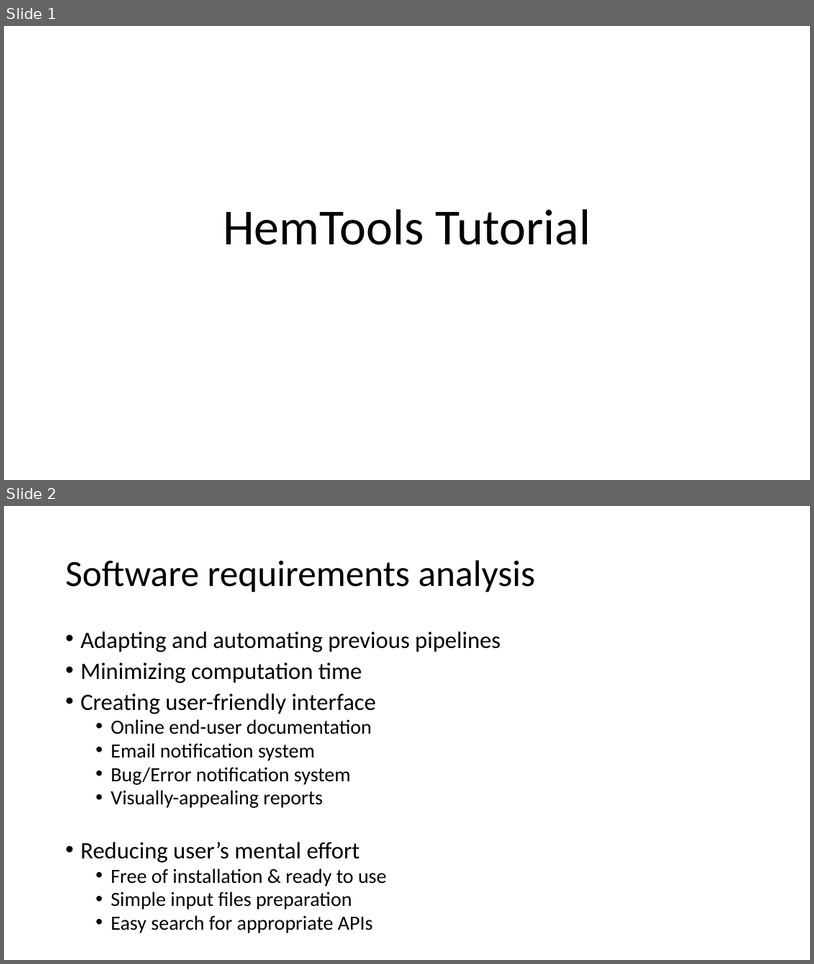
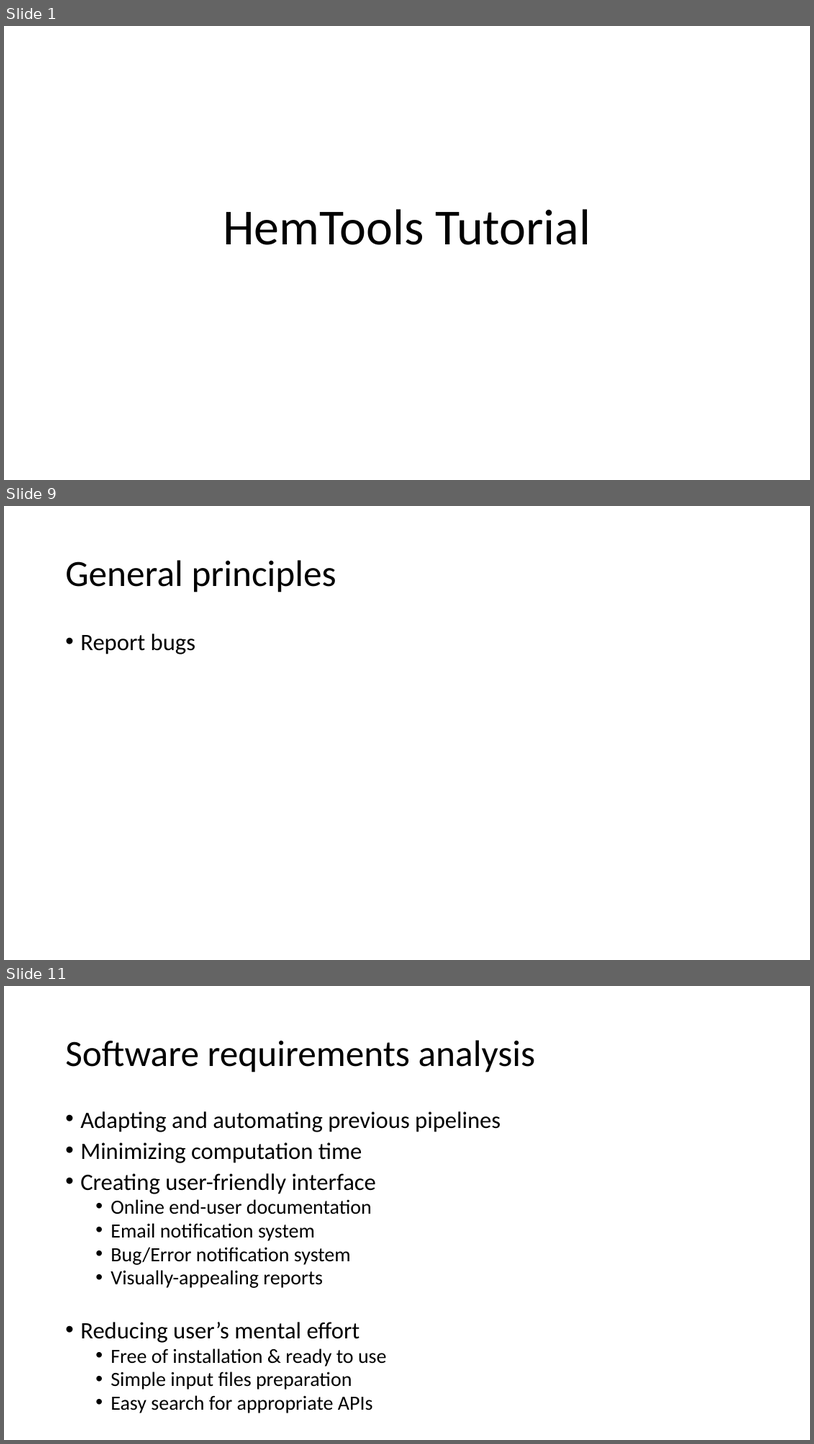
Before and after one commit to YichaoOU/HemTools, a slide deck: HemTools Tutorial.pptx. Shown one above the other, each under a label of ours: slides 1 and 2 before the commit, slides 1, 9 and 11 after it; the slides between them are not shown. The pictures are 814x964 and 814x1444 pixels, drawn with LibreOffice and Linux fonts; fonts in the diff are those of the drawing. Boxes give left, top, right and bottom in pixels: in the first picture for what was removed or moved away, otherwise in the second. Text is boxed around its words. In the diff, an @@ line names an element or a change of style, - is before the commit and + after.

```diff
--- a/HemTools Tutorial.pptx
+++ b/HemTools Tutorial.pptx
@@ slide 9 added at [4, 506, 810, 960], background #FFFFFF @@
@@ title added at [65, 560, 337, 592], 44 pt, text #000000 @@
+General principles
@@ text added at [80, 633, 196, 654], 28 pt, text #000000 @@
+• Report bugs
@@ what was slide 2 is now slide 11 @@
```
Also in this commit, not shown: 8 other slides added, 1 slide removed, 12 other files.
